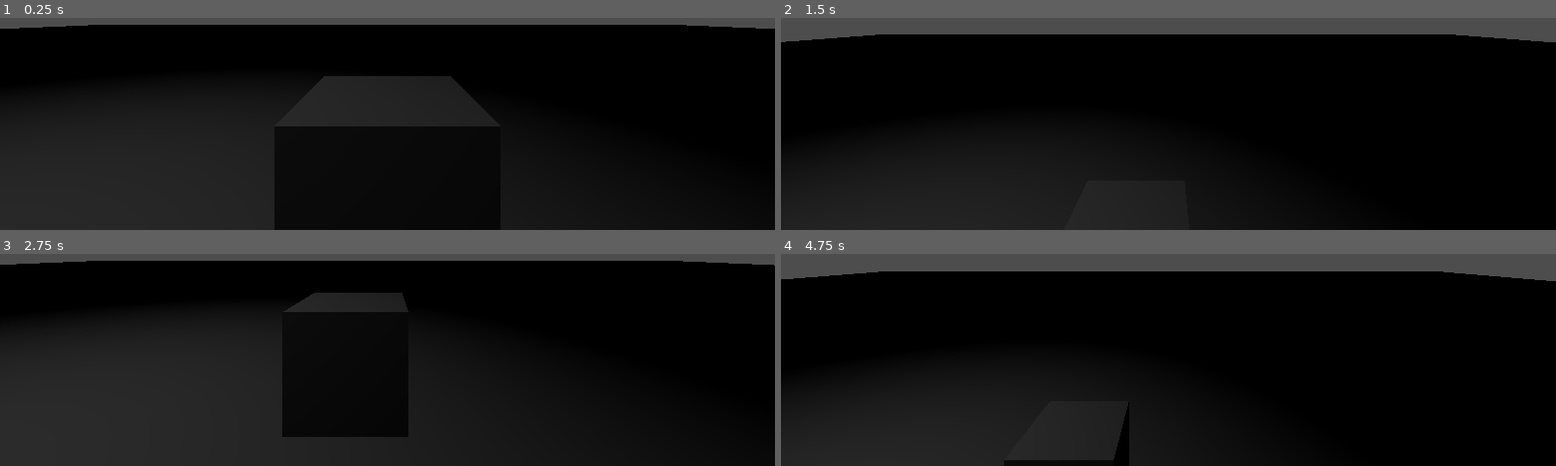
Above: before the commit, frames 1-4 (two rows, left to right).
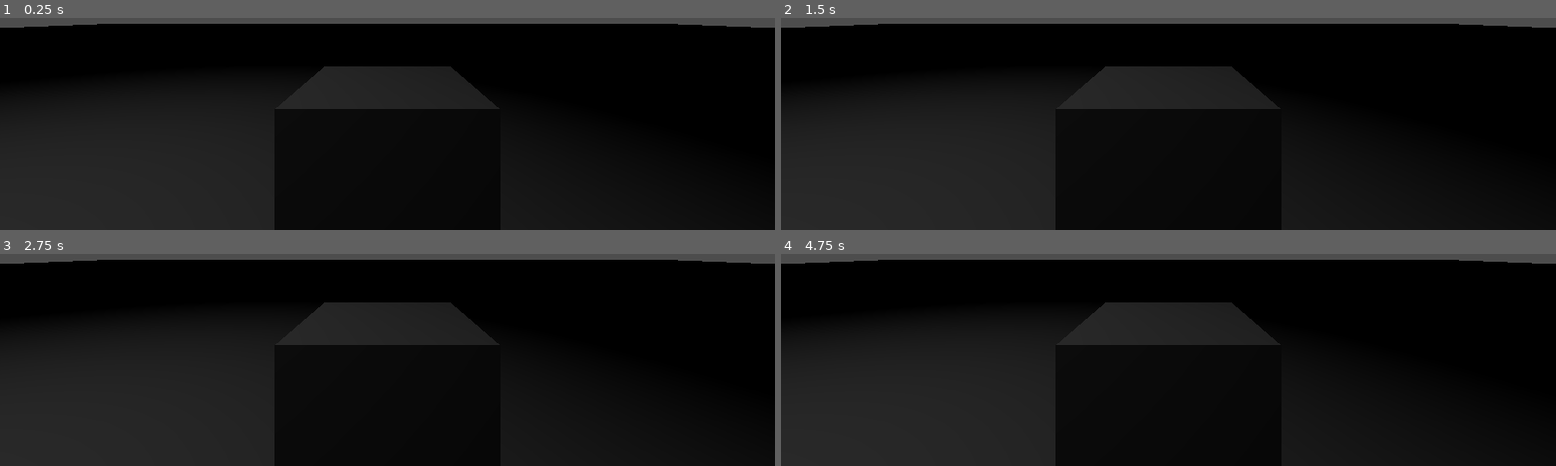
Above: after the commit, the same moments.

Repository: JaeJae99/Purdys
Game: Godot game, scene res://titleScene.tscn
The game is run twice, just before and just after one commit, with the same random seed, the same clock (stepped at 60 frames per second) and the same inputs.
Inputs:
- Up to frame 1 (0.25 s): no input
- Up to frame 2 (1.5 s): tap Enter at 0.5 s; tap D (D) at 0.6 s; tap S (S) at 0.8, 1.35 s; tap Space (Space) at 1.25 s
- Up to frame 3 (2.75 s): tap D (D) at 1.55 s; tap A (A) at 2.1 s; tap S (S) at 2.3 s
- Up to frame 4 (4.75 s): tap Enter at 2.75 s; tap D (D) at 2.85, 4.55 s; tap Space (Space) at 3.5, 4.35 s; tap S (S) at 3.6 s

The runs differ from the first frame. In frame 1, 3.4% of the frame differs, in the area x 0-100%, y 2-52%; in frame 2, 16%, in the area x 0-100%, y 2-100%; in frame 3, 4.9%; in frame 4, 15%.

Commit message:
Add basic camera script.gd

Diff:
--- a/Characters/Guards/GuardTemplate/guard.tscn
+++ b/Characters/Guards/GuardTemplate/guard.tscn
@@ -1,13 +1,13 @@
 [gd_scene load_steps=4 format=3 uid="uid://dmdrq7ywr4ys6"]
 
-[ext_resource type="Script" path="res://Characters/Guards/GuardTemplate/guardMovement.gd" id="1_n1t57"]
+[ext_resource type="Script" path="res://Characters/Guards/GuardTemplate/guardCamera.gd" id="1_11c5n"]
 
 [sub_resource type="CapsuleShape3D" id="CapsuleShape3D_6pgui"]
 
 [sub_resource type="CapsuleMesh" id="CapsuleMesh_pdvdp"]
 
 [node name="guard" type="CharacterBody3D"]
-script = ExtResource("1_n1t57")
+script = ExtResource("1_11c5n")
 
 [node name="CollisionShape3D" type="CollisionShape3D" parent="."]
 shape = SubResource("CapsuleShape3D_6pgui")
@@ -19,5 +19,9 @@
 transform = Transform3D(1, 0, 0, 0, 1, 0, 0, 0, 1, 0, 0.439347, -0.304339)
 size = Vector3(0.7, 0.3, 0.5)
 
-[node name="Camera3D" type="Camera3D" parent="."]
+[node name="pivotY" type="Node3D" parent="."]
 transform = Transform3D(1, 0, 0, 0, 1, 0, 0, 0, 1, 0, 0.5, 0)
+
+[node name="pivotX" type="Node3D" parent="pivotY"]
+
+[node name="Camera3D" type="Camera3D" parent="pivotY/pivotX"]
--- /dev/null
+++ b/Characters/Guards/GuardTemplate/guardCamera.gd
@@ -0,0 +1,4 @@
+extends CharacterBody3D
+
+@onready var pivotY : Node3D = $pivotY
+@onready var pivotX : Node3D = $pivotY/pivotX
